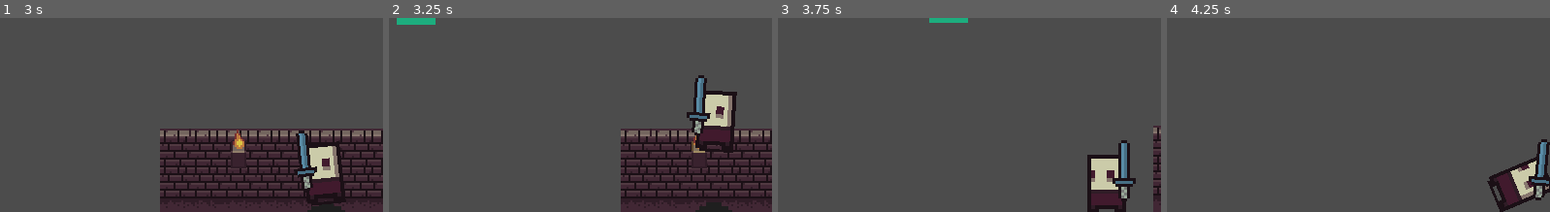
Above: before the commit, frames 1-4 (left to right).
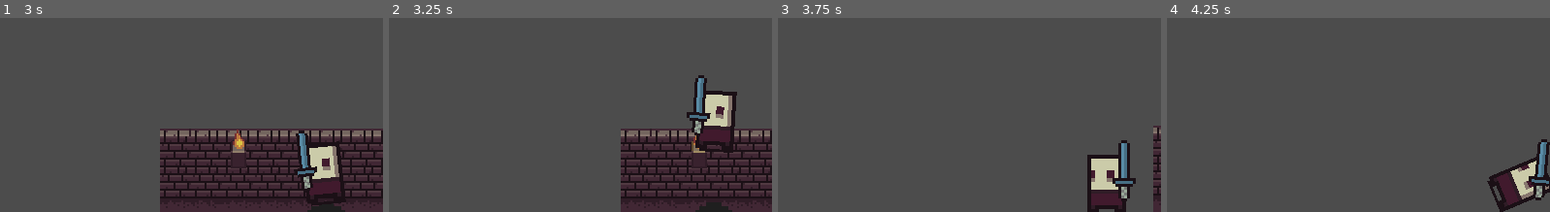
Above: after the commit, the same moments.

Repository: cnidario/DeepInferno
Game: Godot game, scene res://Levels/Level1.tscn
Same seed, same stepped clock (60 frames per second), same inputs: the game is played once before the commit and once after it.
Inputs:
- Up to frame 1 (3 s): tap Enter at 0.5 s; hold Up (up) 0.53-2.03 s; tap Space (action) at 0.6, 2.1 s; tap Z (jump) at 0.77, 1.52 s; tap Tab (next_weapon) at 1.35, 2.85 s; hold Left (left) from 2.03 s (still down)
- Up to frame 2 (3.25 s): keep holding Left (left); tap Z (jump) at 3.02 s
- Up to frame 3 (3.75 s): release Left (left) at 3.53 s; hold Down (down) from 3.53 s (still down); tap Space (action) at 3.6 s
- Up to frame 4 (4.25 s): keep holding Down (down); tap Z (jump) at 3.77 s
The pictures show only the part of the screen within x 0-50%, y 0-50%; the shares and areas given below are measured in that part.

Frame 1 is identical in both runs. In frame 2, 0.4% of the frame differs, in the area x 2-13%, y 0-4%; in frame 3, 0.3%; in frame 4, nothing differs.

Commit message:
godot changes

Diff:
--- a/Scenes/Demon.gd
+++ b/Scenes/Demon.gd
@@ -2,6 +2,7 @@
 
 onready var hp_bar = $HPBar
 onready var animation_player = $AnimationPlayer
+onready var player_radar = $PlayerRadar
 
 func _ready():
 	pass
@@ -9,3 +10,6 @@
 func getHit(damage = 10):
 	hp_bar.setHP(hp_bar.hp - damage)
 	animation_player.play("hit")
+
+#func _process(delta):
+#	player_radar.
--- a/Scenes/Demon.tscn
+++ b/Scenes/Demon.tscn
@@ -1,19 +1,14 @@
-[gd_scene load_steps=10 format=2]
+[gd_scene load_steps=9 format=2]
 
 [ext_resource path="res://sprites/0x72_16x16DungeonTileset.v3.png" type="Texture" id=1]
 [ext_resource path="res://Scenes/Demon.gd" type="Script" id=2]
 [ext_resource path="res://Scenes/HPBar.tscn" type="PackedScene" id=3]
 [ext_resource path="res://Shaders/VFXHit.tres" type="Material" id=4]
-[ext_resource path="res://Components/BounceBehaviour.tscn" type="PackedScene" id=5]
 
-[sub_resource type="AtlasTexture" id=1]
-atlas = ExtResource( 1 )
-region = Rect2( 50, 177, 11, 15 )
-
-[sub_resource type="RectangleShape2D" id=2]
+[sub_resource type="RectangleShape2D" id=1]
 extents = Vector2( 5.01385, 7.6651 )
 
-[sub_resource type="Animation" id=3]
+[sub_resource type="Animation" id=2]
 resource_name = "hit"
 length = 0.5
 tracks/0/type = "value"
@@ -46,23 +41,27 @@
 "values": [ Vector2( 0, 0 ), Vector2( 0, -2 ), Vector2( 0, 0 ) ]
 }
 
+[sub_resource type="AtlasTexture" id=4]
+atlas = ExtResource( 1 )
+region = Rect2( 50, 177, 11, 15 )
+
 [node name="Demon" type="KinematicBody2D"]
 script = ExtResource( 2 )
 
-[node name="Sprite" type="Sprite" parent="."]
-position = Vector2( 0.0565624, -6.98189 )
-texture = SubResource( 1 )
-
 [node name="CollisionShape2D" type="CollisionShape2D" parent="."]
 position = Vector2( 0, -7.71719 )
-shape = SubResource( 2 )
+shape = SubResource( 1 )
 
 [node name="HPBar" parent="." instance=ExtResource( 3 )]
 position = Vector2( 0.748606, -16.3267 )
 scale = Vector2( 0.746151, 0.746151 )
 
 [node name="AnimationPlayer" type="AnimationPlayer" parent="."]
-anims/hit = SubResource( 3 )
-anims/walk = SubResource( 4 )
+anims/hit = SubResource( 2 )
+anims/walk = SubResource( 3 )
 
-[node name="BounceBehaviour" parent="." instance=ExtResource( 5 )]
+[node name="Sprite" type="Sprite" parent="."]
+position = Vector2( 0.0565624, -6.98189 )
+texture = SubResource( 4 )
+
+[node name="PlayerRadar" type="RayCast2D" parent="."]
Not shown: 1 places in Scenes/Demon.tscn that only renumber resources
